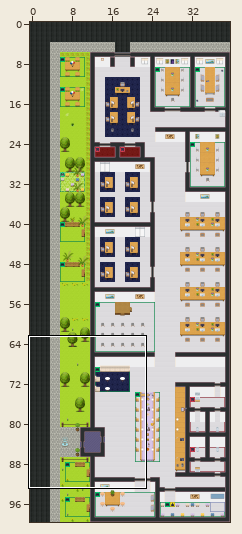
A Tiled map (JSON) gets an edit: map.tmj. Above: a wide view before the commit, with the close-up outlined.
Close-up. Before the edit:
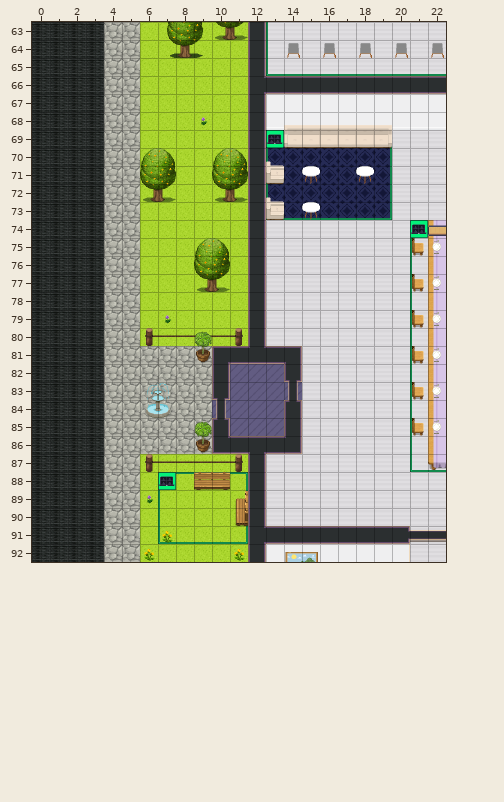
Cells are 32x32 px. Shown: x 0..22, y 63..92. The commit also changed other parts of the map, which this record leaves out.
The result:
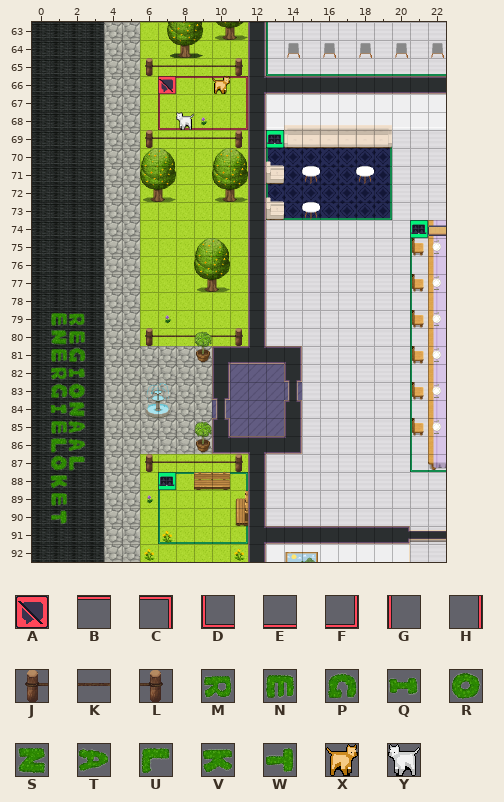
Key: from "Chunk 1": A 21, B 22, C 23, D 24, E 25, F 26, G 27, H 28, J 192, K 193, L 194, M 204 turned 90, N 205 turned 90, P 206 turned 90, Q 207 turned 90, R 208 turned 90, S 209 turned 90, T 210 turned 90, U 211 turned 90, V 212 turned 90, W 213 turned 90, X 251; from "Chunk 2": Y 0.
_ is an empty cell.
Edits made:
Layer "floor/floor2":
The edit adds tile A in row 66 at x 7.
The edit adds tile B in row 66 at x 8 to 10.
The edit adds tile C in row 66 at x 11.
The edit adds tile D in row 68 at x 7.
The edit adds tile E in row 68 at x 8 to 10.
The edit adds tile F in row 68 at x 11.
The edit adds tile G in row 67 at x 7.
The edit adds tile H in row 67 at x 11.
Layer "furniture/furniture3":
The edit adds tile J in row 65 at x 6; in row 69 at x 6.
The edit adds tile K in row 65 at x 7 to 10; in row 69 at x 7 to 10.
The edit adds tile L in row 65 at x 11; in row 69 at x 11.
The edit adds tile M in row 79 at x 2; in row 82 at x 1.
The edit adds tile N in row 79 at x 1; in row 80 at x 2; in row 81 at x 1; in row 85 at x 1; in row 89 at x 1.
The edit adds tile P in row 81 at x 2; in row 83 at x 1.
The edit adds tile Q in row 82 at x 2; in row 84 at x 1.
The edit adds tile R in row 83 at x 2; in row 87 at x 1.
The edit adds tile S in row 80 at x 1; in row 84 at x 2.
The edit adds tile T in rows 85 to 86 at x 2.
The edit adds tile U in row 86 at x 1; in row 87 at x 2.
The edit adds tile V in row 88 at x 1.
The edit adds tile W in row 90 at x 1.
The edit adds tile X in row 66 at x 10.
The edit adds tile Y in row 68 at x 8.
Boxes around the changes in both close-ups, in picture pixels (x1, y1, x2, y2):
added: (145, 58, 248, 148)
added: (50, 312, 86, 524)
